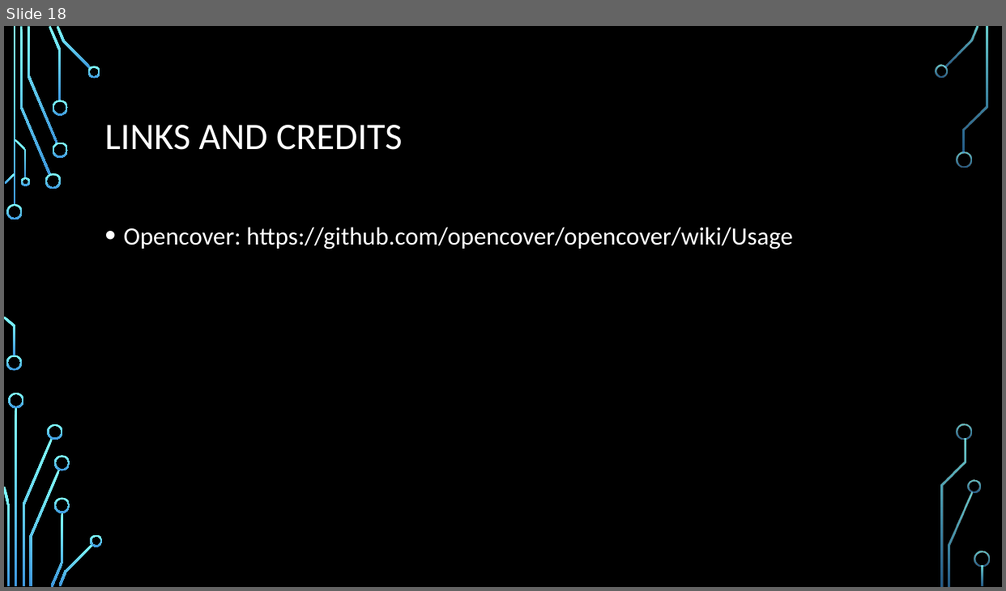
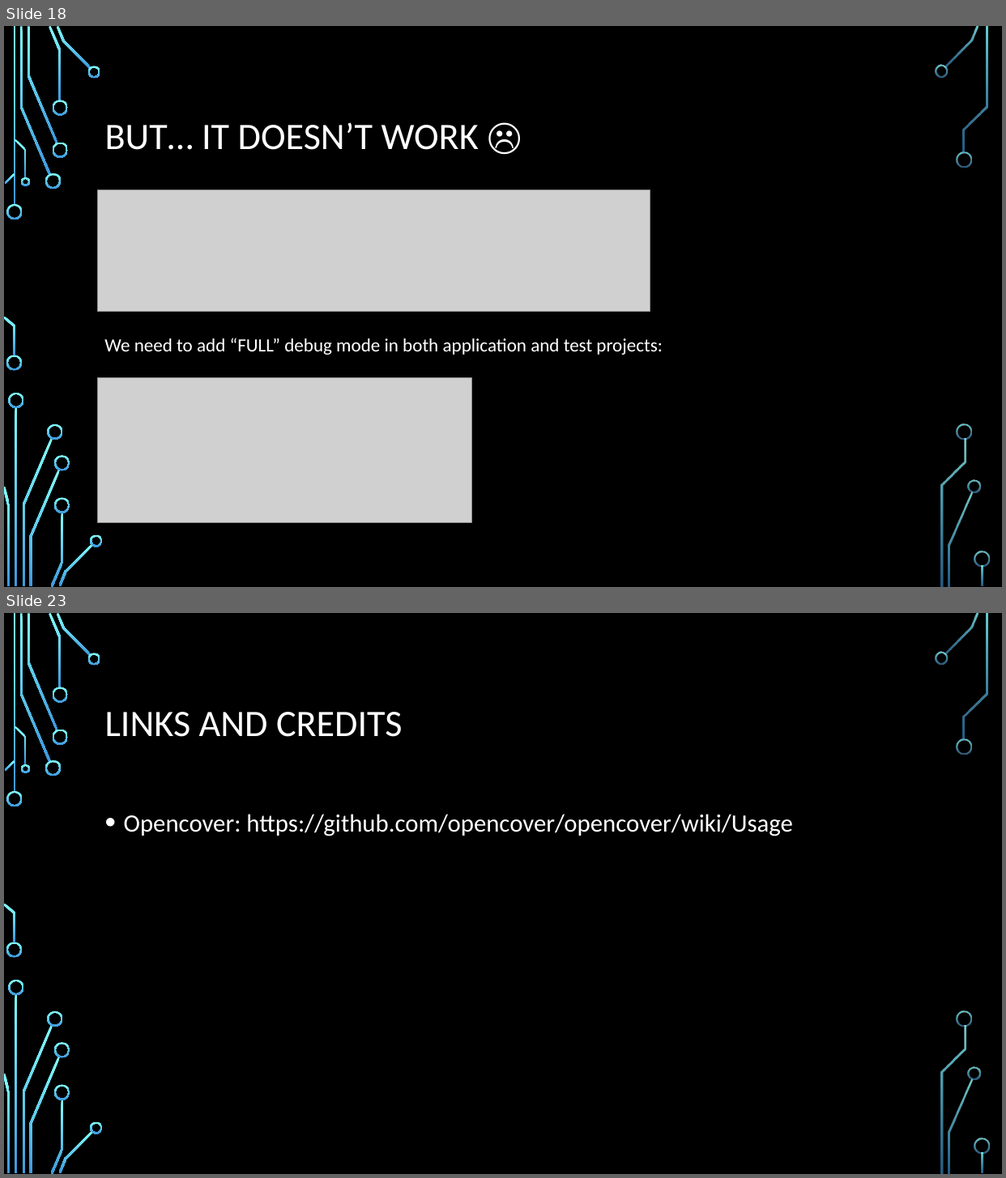
Before and after one commit to CedricAgoda/opensource-ci, a slide deck: Presentation/Full Open-Source CI.pptx. Shown one above the other, each under a label of ours: slide 18 before the commit, slides 18 and 23 after it; the slides between them are not shown. The pictures are 1006x591 and 1006x1178 pixels, drawn with LibreOffice and Linux fonts; fonts in the diff are those of the drawing; grey boxes stand for pictures; background and template pictures are left out. Boxes give left, top, right and bottom in pixels: in the first picture for what was removed or moved away, otherwise in the second. Text is boxed around its words. In the diff, an @@ line names an element or a change of style, - is before the commit and + after.

Commit message:
Add codecov.yml. First test.

```diff
--- a/Presentation/Full Open-Source CI.pptx
+++ b/Presentation/Full Open-Source CI.pptx
@@ slide 18 added at (x1=4, y1=26, x2=1002, y2=587), background picture (left out); not listed: 36 template elements that a slide beside it also shows @@
@@ title added at (x1=105, y1=122, x2=479, y2=150), 36 pt, text #FFFFFF @@
+BUT… IT DOESN’T WORK ☹
@@ picture added at (x1=98, y1=190, x2=650, y2=312) @@
@@ text added at (x1=104, y1=338, x2=663, y2=355), 18 pt, text #FFFFFF @@
+We need to add “FULL” debug mode in both application and test projects:
@@ picture added at (x1=98, y1=378, x2=472, y2=523) @@
@@ what was slide 18 is now slide 23 @@
```
Also in this commit, not shown: 1 slide changed, 4 other slides added, 3 other files.
